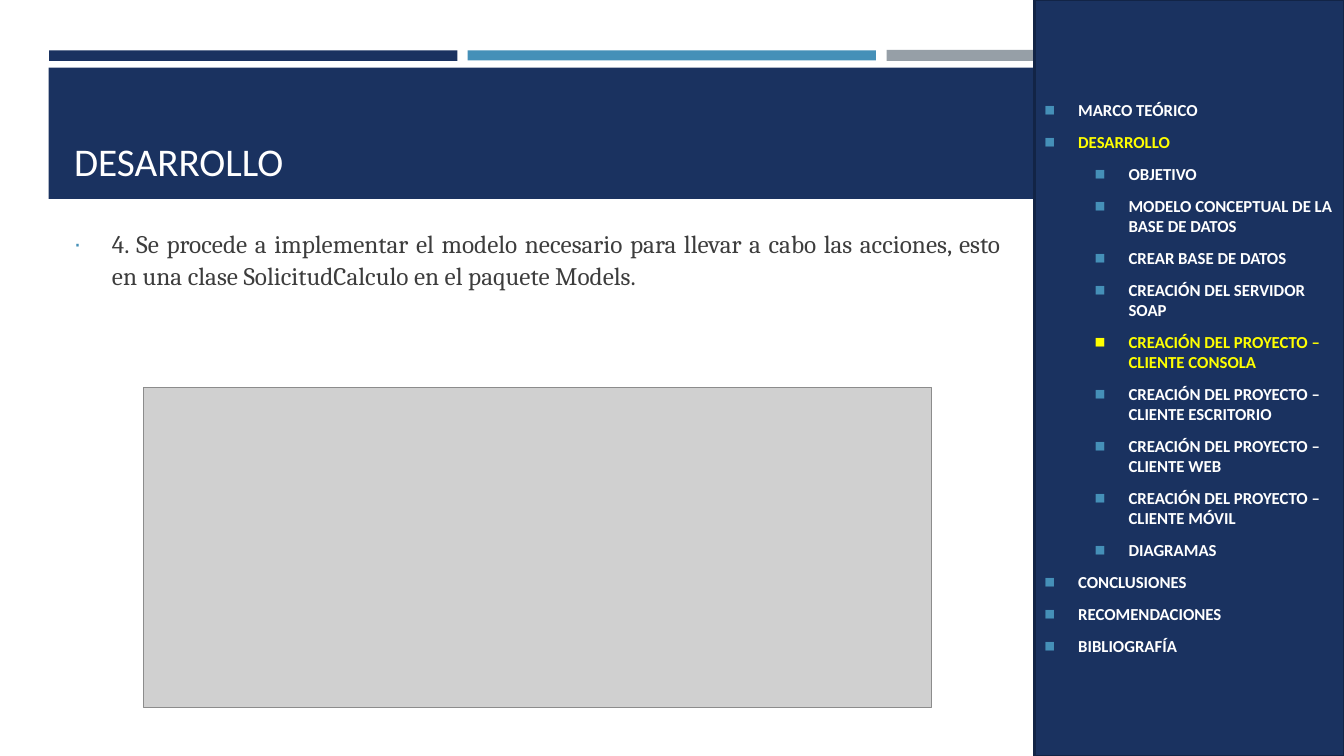
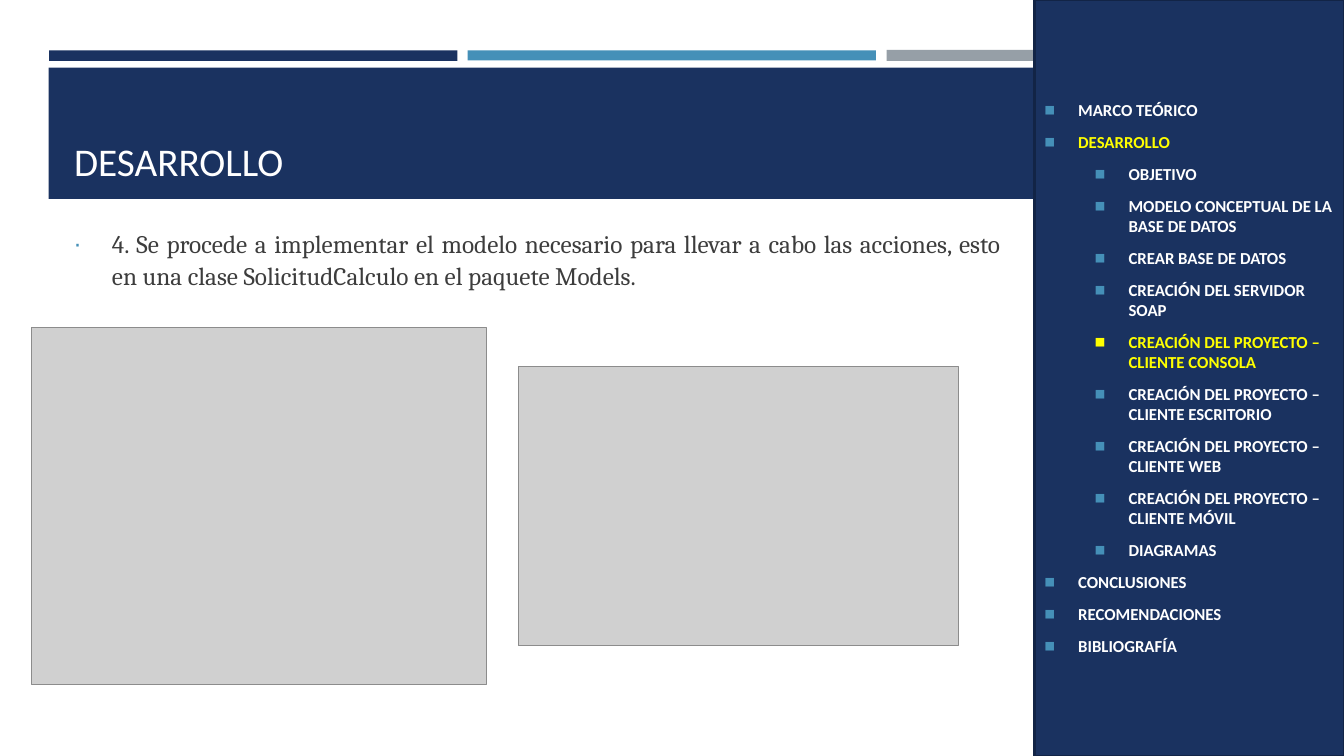
Before and after one commit to CrisAcalo/EABMODEL_Arquitectura_26754, a slide deck: slide 24 of U2/PAO202551_ELECTRO_BDDNUBE_RESTFULL_JAVA_GR01/05. DOCUMENTACION/Examen_Comercializadora_Restful_Java_Grupo1.pptx. Drawn at 1344x756 pixels with LibreOffice and Linux fonts; fonts in the diff are those of the drawing; grey boxes stand for pictures. Boxes give left, top, right and bottom in pixels: in the first picture for what was removed or moved away, otherwise in the second. Text is boxed around its words. In the diff, an @@ line names an element or a change of style, - is before the commit and + after.

```diff
--- a/U2/PAO202551_ELECTRO_BDDNUBE_RESTFULL_JAVA_GR01/05. DOCUMENTACION/Examen_Comercializadora_Restful_Java_Grupo1.pptx
+++ b/U2/PAO202551_ELECTRO_BDDNUBE_RESTFULL_JAVA_GR01/05. DOCUMENTACION/Examen_Comercializadora_Restful_Java_Grupo1.pptx
@@ picture added at (x1=32, y1=328, x2=487, y2=685) @@
@@ picture removed at (x1=143, y1=387, x2=932, y2=708) @@
@@ picture added at (x1=518, y1=367, x2=958, y2=646) @@
```
Also in this commit, not shown: 10 other slides changed, 5 other files.
